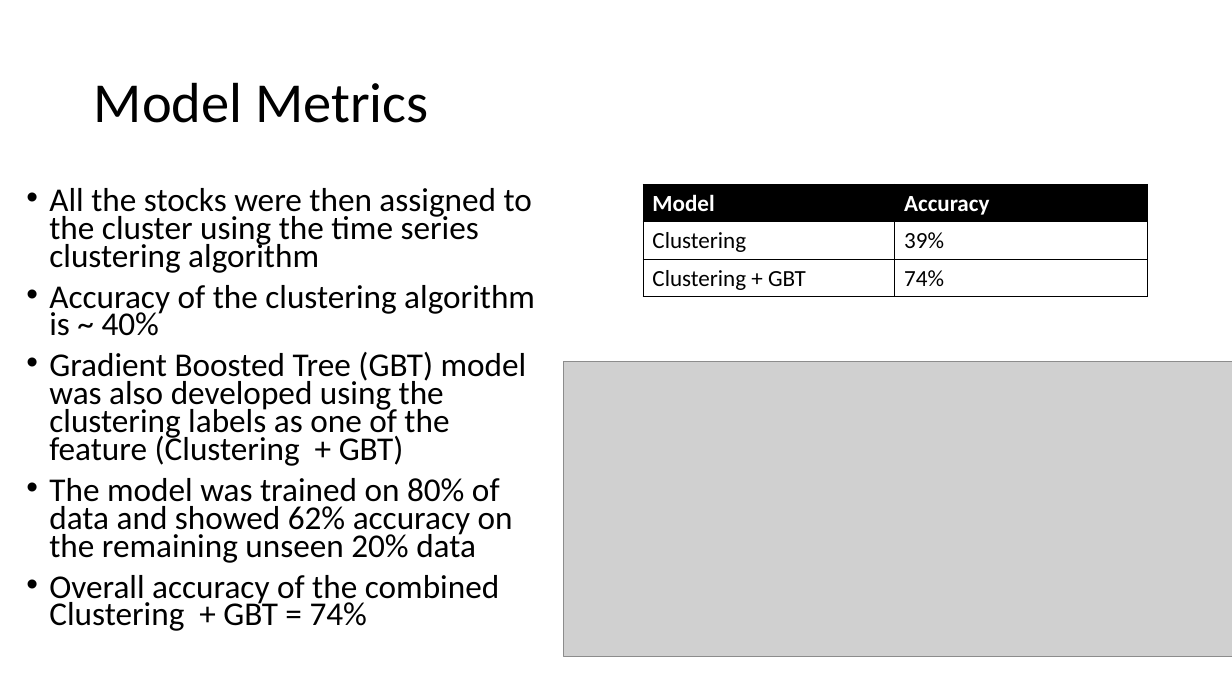
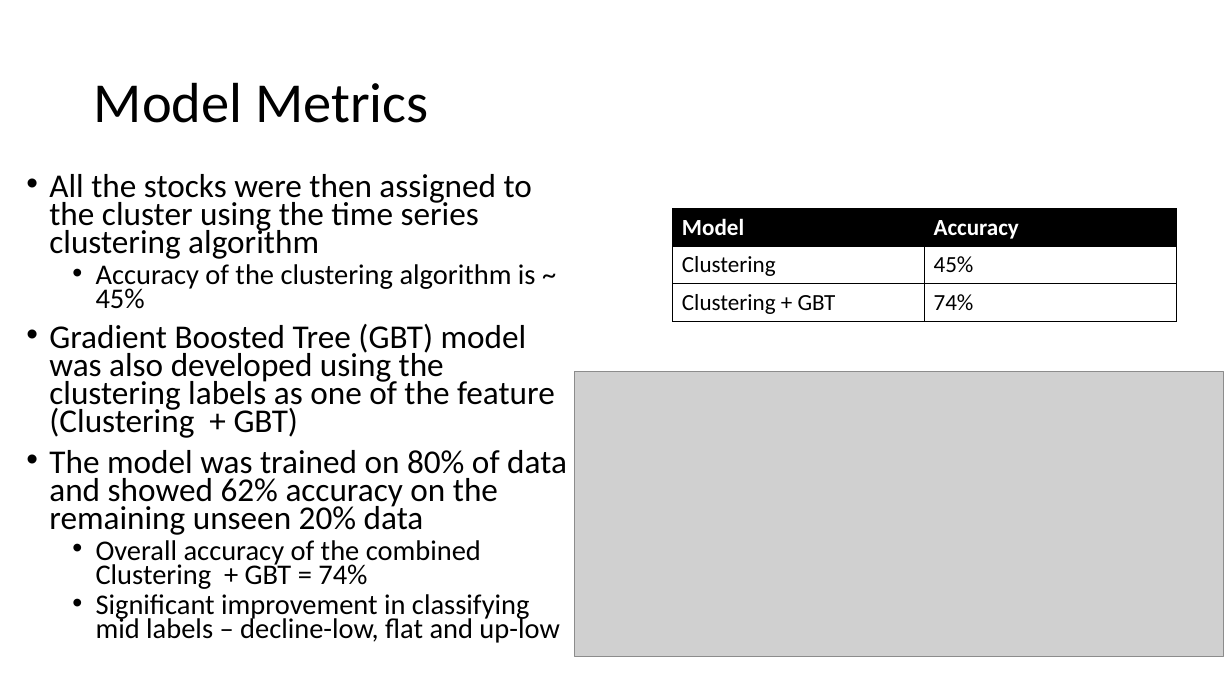
Before and after one commit to swami84/SP500, a slide deck: slide 11 of results/S&P500 Stock Analysis.pptx. Drawn at 1232x693 pixels with LibreOffice and Linux fonts; fonts in the diff are those of the drawing; grey boxes stand for pictures. Boxes give left, top, right and bottom in pixels: in the first picture for what was removed or moved away, otherwise in the second. Text is boxed around its words. In the diff, an @@ line names an element or a change of style, - is before the commit and + after.

```diff
--- a/results/S&P500 Stock Analysis.pptx
+++ b/results/S&P500 Stock Analysis.pptx
@@ text "All the stocks were then ...": place and size @@
-text "All the stocks were then ..." at [49, 188, 535, 631]
+text "All the stocks were then ..." at [49, 174, 567, 643]
@@ table at [673, 209, 1177, 322] @@
-row 2, column 2: 39%
+row 2, column 2: 45%
@@ table: place and size @@
-table at [643, 185, 1147, 298]
+table at [673, 209, 1177, 322]
@@ text at [96, 264, 536, 309]: text changed; size 25.9 to 22.2 pt @@
-• Accuracy of the clustering algorithm is ~ 40%
+  • Accuracy of the clustering algorithm is ~ 45%
@@ picture: place and size @@
-picture at [564, 361, 1232, 656]
+picture at [575, 372, 1225, 656]
@@ text at [96, 540, 481, 589]: size 25.9 to 22.2 pt in "Overall accuracy of the combined Clustering + ..."; list level 1 to 2 in "Overall accuracy of the combined ..." @@
@@ text at [96, 594, 559, 643]: paragraph added @@
+  • Significant improvement in classifying mid labels – decline-low, flat and up-low
```
Also in this commit, not shown: 1 other file.
